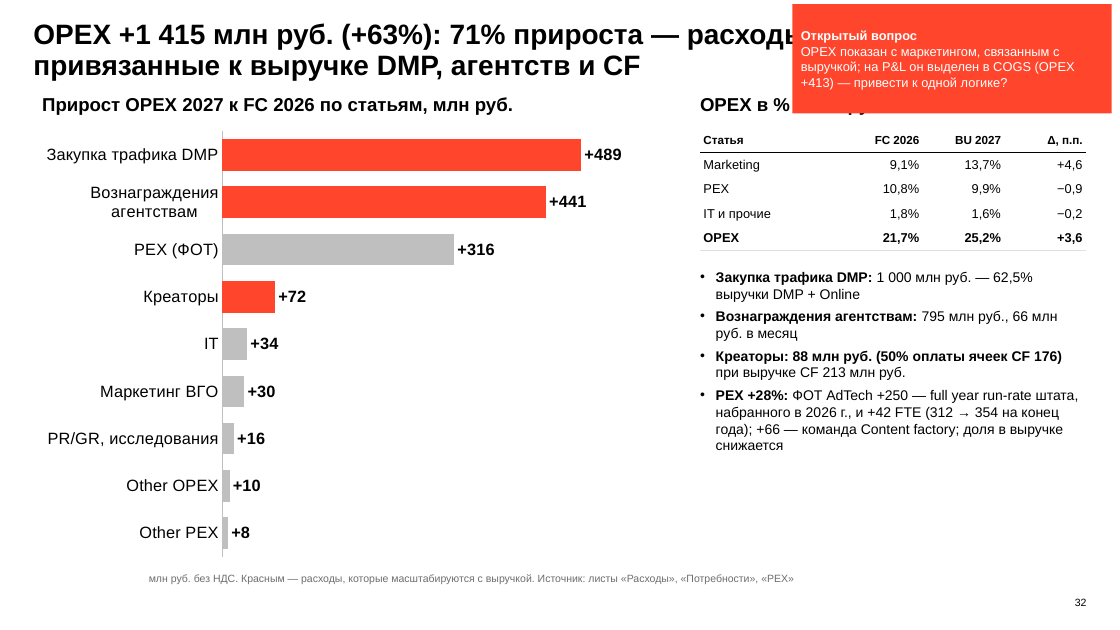
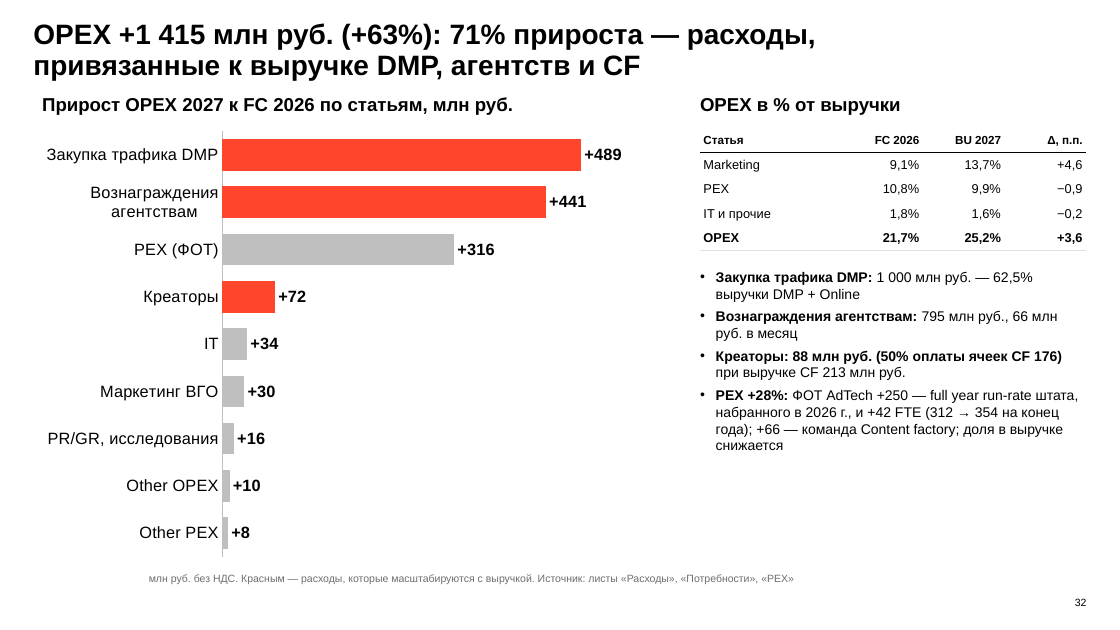
Before and after one commit to DenisMagnit/1, a slide deck: slide 32 of BU27_AdTech_final_deck_1016.pptx. Drawn at 1120x630 pixels with LibreOffice and Linux fonts; fonts in the diff are those of the drawing; background and template pictures are left out. Boxes give left, top, right and bottom in pixels: in the first picture for what was removed or moved away, otherwise in the second. Text is boxed around its words. In the diff, an @@ line names an element or a change of style, - is before the commit and + after.

```diff
--- a/BU27_AdTech_final_deck_1016.pptx
+++ b/BU27_AdTech_final_deck_1016.pptx
@@ rectangle removed at (792,4,1112,113) @@
-Открытый вопрос
-OPEX показан с маркетингом, связанным с выручкой; на P&L он выделен в COGS (OPEX +413) — привести к одной логике?
```
Also in this commit, not shown: 8 other slides changed.
